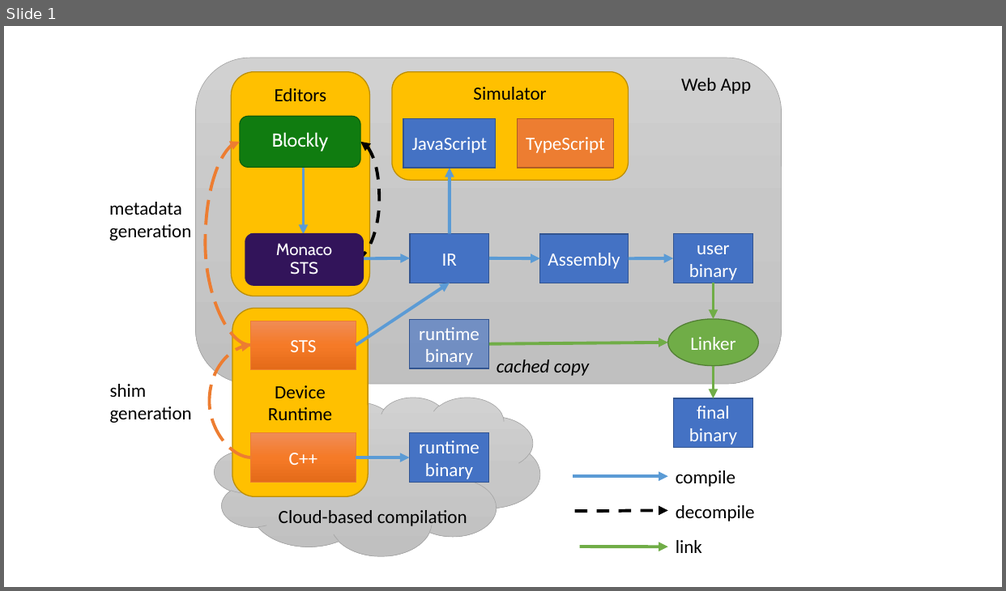
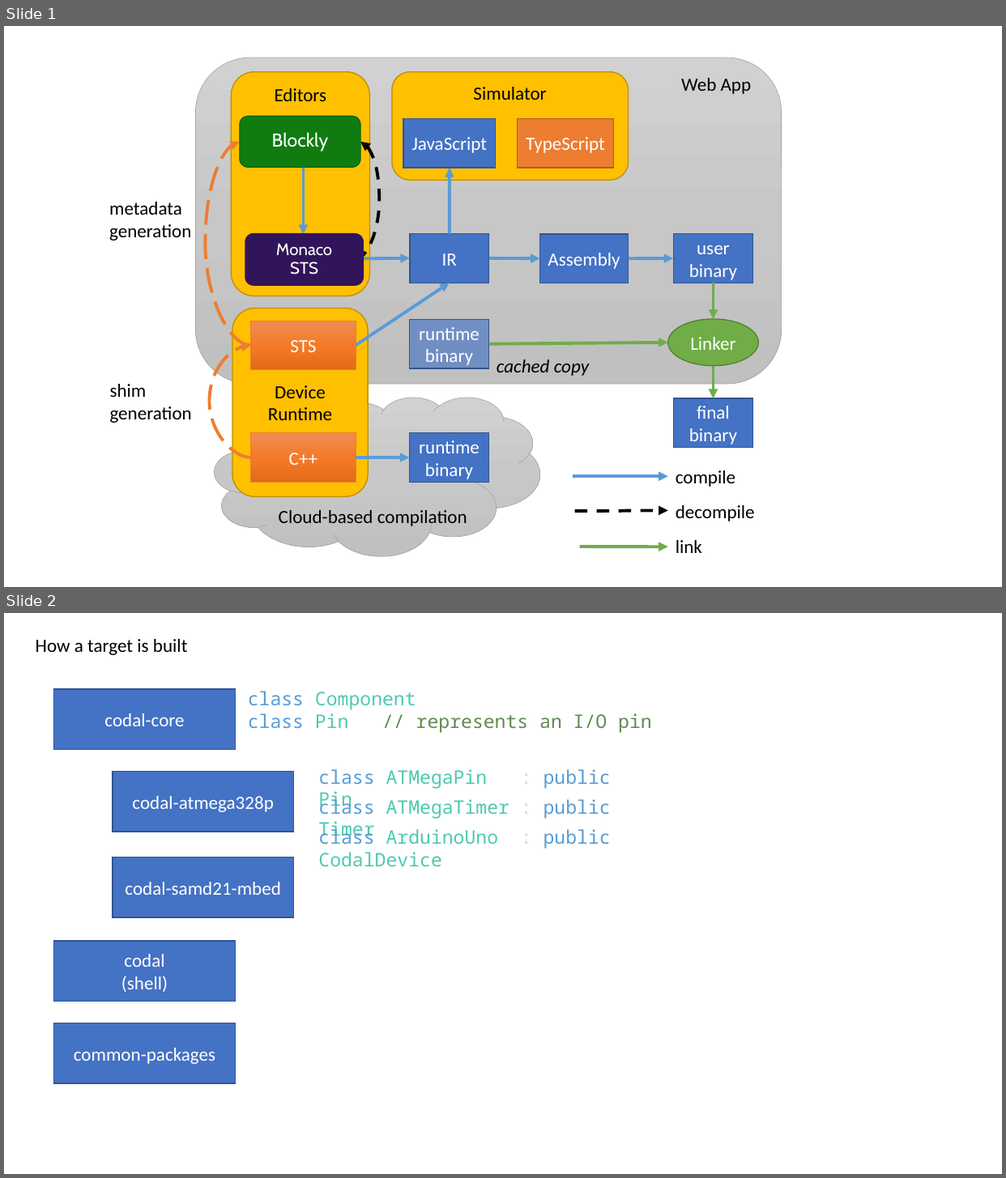
Before and after one commit to microsoft/pxt, a slide deck: papers/tr2017/diagrams.pptx. Shown one above the other, each under a label of ours: slide 1 before the commit, slides 1 and 2 after it. The pictures are 1006x591 and 1006x1178 pixels, drawn with LibreOffice and Linux fonts; fonts in the diff are those of the drawing. Boxes give left, top, right and bottom in pixels: in the first picture for what was removed or moved away, otherwise in the second. Text is boxed around its words. In the diff, an @@ line names an element or a change of style, - is before the commit and + after.

Commit message:
changes for codal

```diff
--- a/papers/tr2017/diagrams.pptx
+++ b/papers/tr2017/diagrams.pptx
@@ slide 2 added at (4, 613, 1002, 1174), background #FFFFFF @@
@@ text added at (36, 639, 188, 655), 18 pt, text #000000 @@
+How a target is built
@@ rectangle added at (54, 689, 236, 749), fill #4472C4, outline #325491 1 pt, 18 pt, text #FFFFFF @@
+codal-core
@@ text added at (248, 691, 652, 733), 18 pt, text #608B4E @@
+class Component
+class Pin // represents an I/O pin
@@ rectangle added at (113, 772, 294, 832), fill #4472C4, outline #325491 1 pt, 18 pt, text #FFFFFF @@
+codal-atmega328p
@@ text added at (318, 769, 611, 811), 18 pt, text #4EC9B0 @@
+class ATMegaPin : public Pin
@@ text added at (318, 796, 611, 841), 18 pt, text #4EC9B0 @@
+class ATMegaTimer : public Timer
@@ text added at (318, 827, 611, 849), 18 pt, text #4EC9B0 @@
+class ArduinoUno : public CodalDevice
@@ rectangle added at (113, 858, 294, 918), fill #4472C4, outline #325491 1 pt, 18 pt, text #FFFFFF @@
+codal-samd21-mbed
@@ rectangle added at (54, 941, 236, 1001), fill #4472C4, outline #325491 1 pt, 18 pt, text #FFFFFF @@
+codal
+(shell)
@@ rectangle added at (54, 1023, 236, 1083), fill #4472C4, outline #325491 1 pt, 18 pt, text #FFFFFF @@
+common-packages
```
Also in this commit, not shown: 2 other files.
